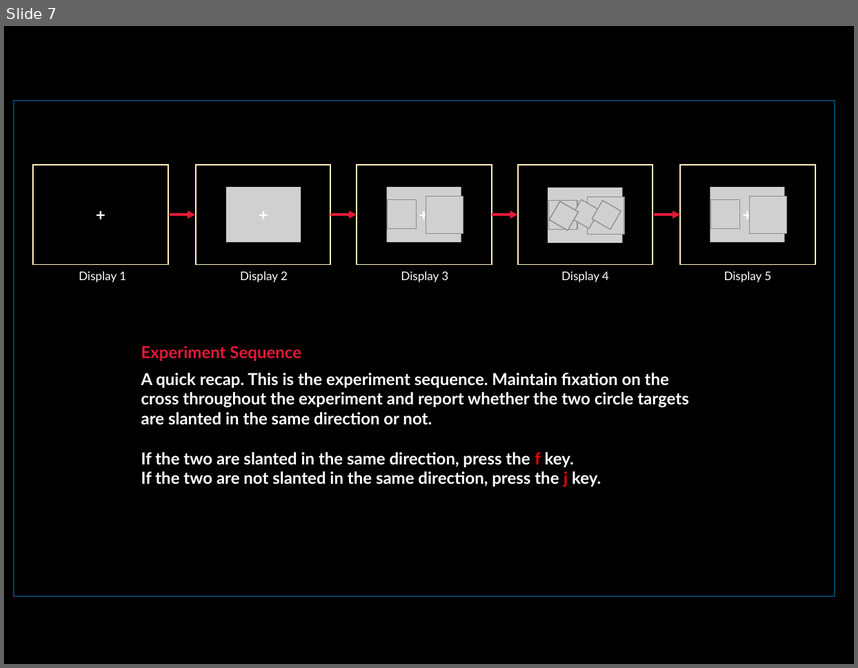
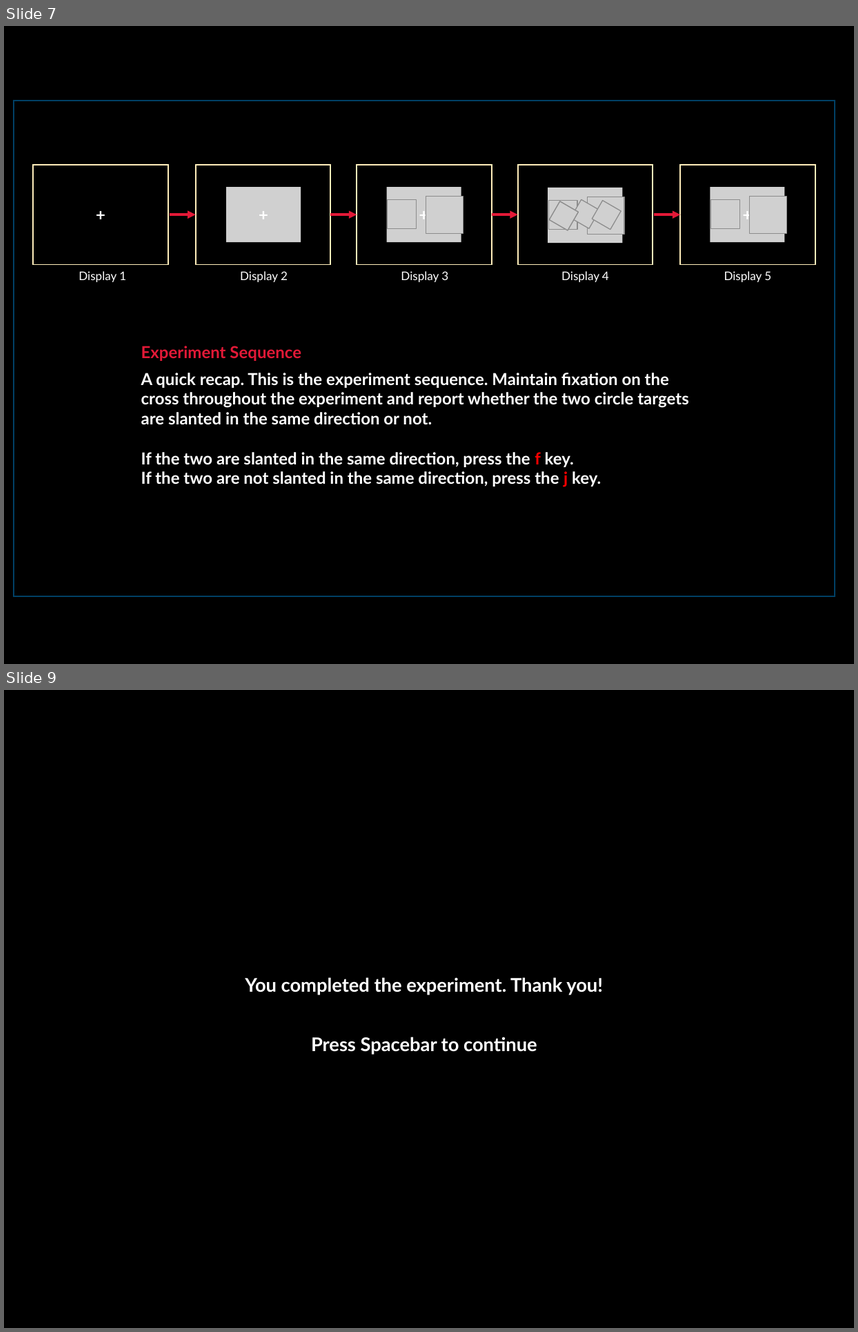
Before and after one commit to josephnah/semantic-scenes_objects_mTurk, a slide deck: static/instructions.pptx. Shown one above the other, each under a label of ours: slide 7 before the commit, slides 7 and 9 after it; the slides between them are not shown. The pictures are 858x668 and 858x1332 pixels, drawn with LibreOffice and Linux fonts; fonts in the diff are those of the drawing; grey boxes stand for pictures. Boxes give left, top, right and bottom in pixels: in the first picture for what was removed or moved away, otherwise in the second. Text is boxed around its words. In the diff, an @@ line names an element or a change of style, - is before the commit and + after.

```diff
--- a/static/instructions.pptx
+++ b/static/instructions.pptx
@@ slide 9 added at (4,690,854,1328), background #000000 @@
@@ text added at (245,977,603,1054), 16 pt, text #FFFFFF, bold @@
+You completed the experiment. Thank you!
+Press Spacebar to continue
```
Also in this commit, not shown: 2 other slides added.
